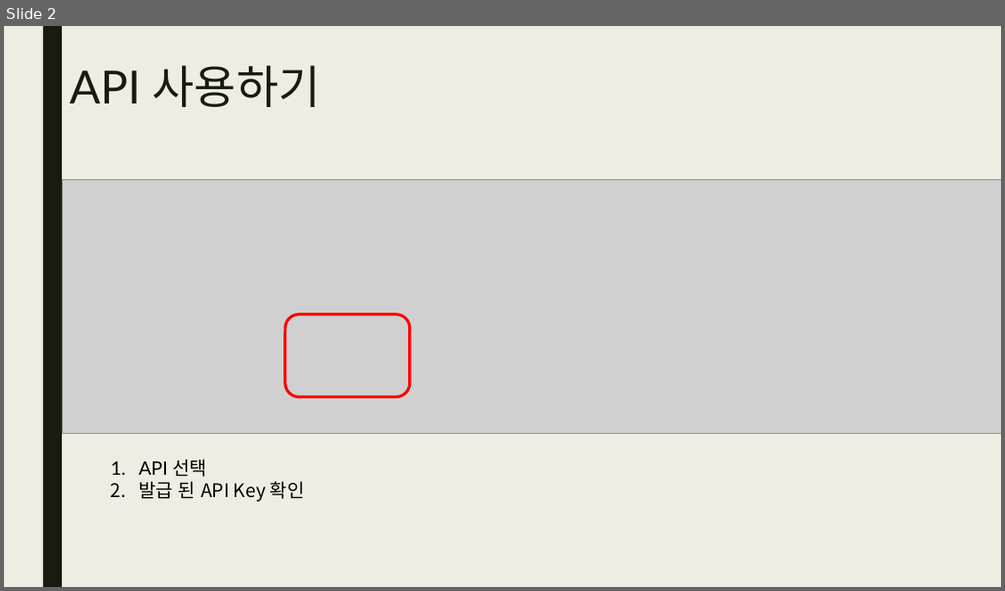
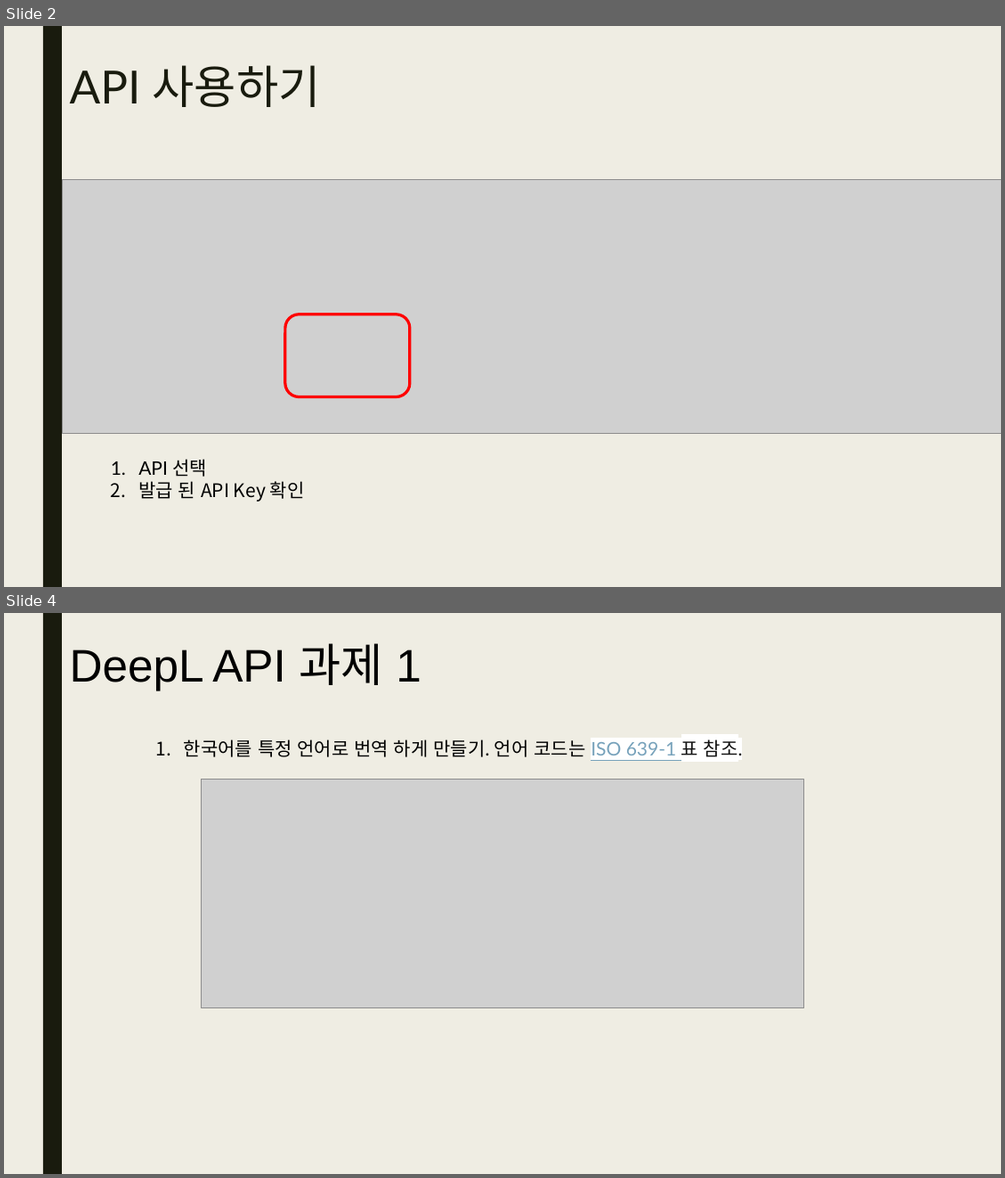
Before and after one commit to gomtings/JeoninHighSchool, a slide deck: 수업예제/24-1방과후수업(python)/방과후수업_번역기 만들기.pptx. Shown one above the other, each under a label of ours: slide 2 before the commit, slides 2 and 4 after it; the slides between them are not shown. The pictures are 1005x591 and 1005x1178 pixels, drawn with LibreOffice and Linux fonts; fonts in the diff are those of the drawing; grey boxes stand for pictures. Boxes give left, top, right and bottom in pixels: in the first picture for what was removed or moved away, otherwise in the second. Text is boxed around its words. In the diff, an @@ line names an element or a change of style, - is before the commit and + after.

Commit message:
Deep L API 를 이용한 번역기 만들기.

```diff
--- a/수업예제/24-1방과후수업(python)/방과후수업_번역기 만들기.pptx
+++ b/수업예제/24-1방과후수업(python)/방과후수업_번역기 만들기.pptx
@@ slide 4 added at box(4, 613, 1001, 1174), background #EFEDE3; not listed: 1 template element that a slide beside it also shows @@
@@ title added at box(70, 643, 421, 690), 44 pt, text #000000 @@
+DeepL API 과제 1
@@ text added at box(184, 739, 743, 757), 18 pt, text #000000 @@
+1. 한국어를 특정 언어로 번역 하게 만들기. 언어 코드는 ISO 639-1 표 참조.
@@ picture added at box(202, 779, 804, 1008) @@
```
Also in this commit, not shown: 3 slides changed, 2 other slides added, 6 other files.
